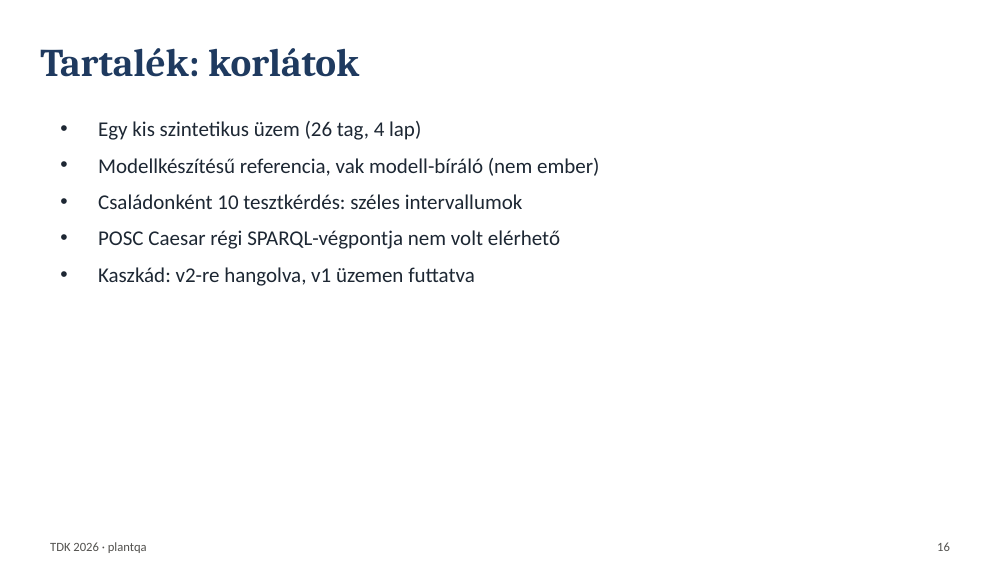
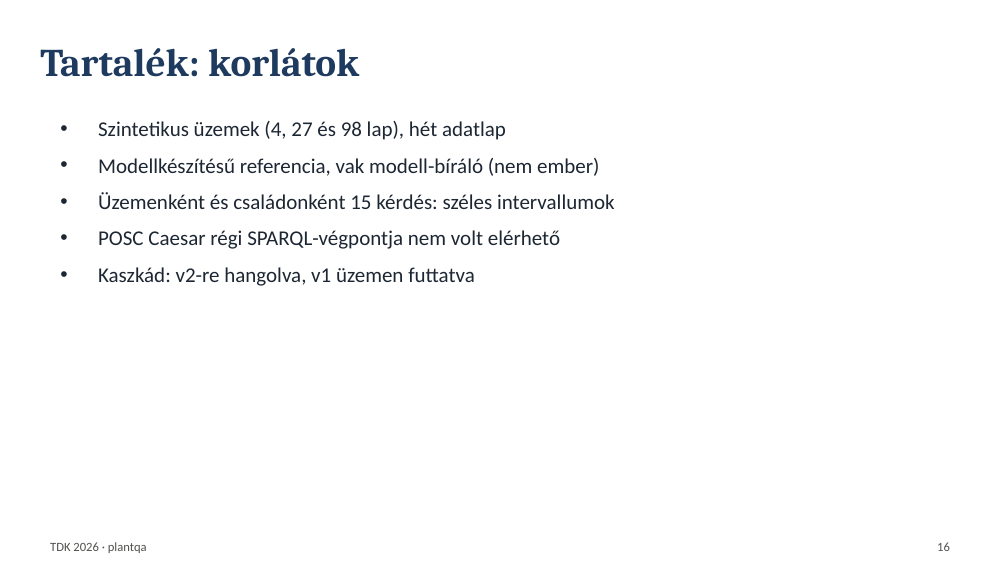
Before and after one commit to Pifu69/plantqa, a slide deck: slide 16 of eloadas/eloadas.pptx. Drawn at 1008x567 pixels with LibreOffice and Linux fonts; fonts in the diff are those of the drawing. Boxes give left, top, right and bottom in pixels: in the first picture for what was removed or moved away, otherwise in the second. Text is boxed around its words. In the diff, an @@ line names an element or a change of style, - is before the commit and + after.

```diff
--- a/eloadas/eloadas.pptx
+++ b/eloadas/eloadas.pptx
@@ text at (98, 121, 506, 140): text changed @@
-• Egy kis szintetikus üzem (26 tag, 4 lap)
+• Szintetikus üzemek (4, 27 és 98 lap), hét adatlap
@@ text at (98, 192, 615, 209): text changed @@
-• Családonként 10 tesztkérdés: széles intervallumok
+• Üzemenként és családonként 15 kérdés: széles intervallumok
```
Also in this commit, not shown: 9 other slides changed, 3 other files.
